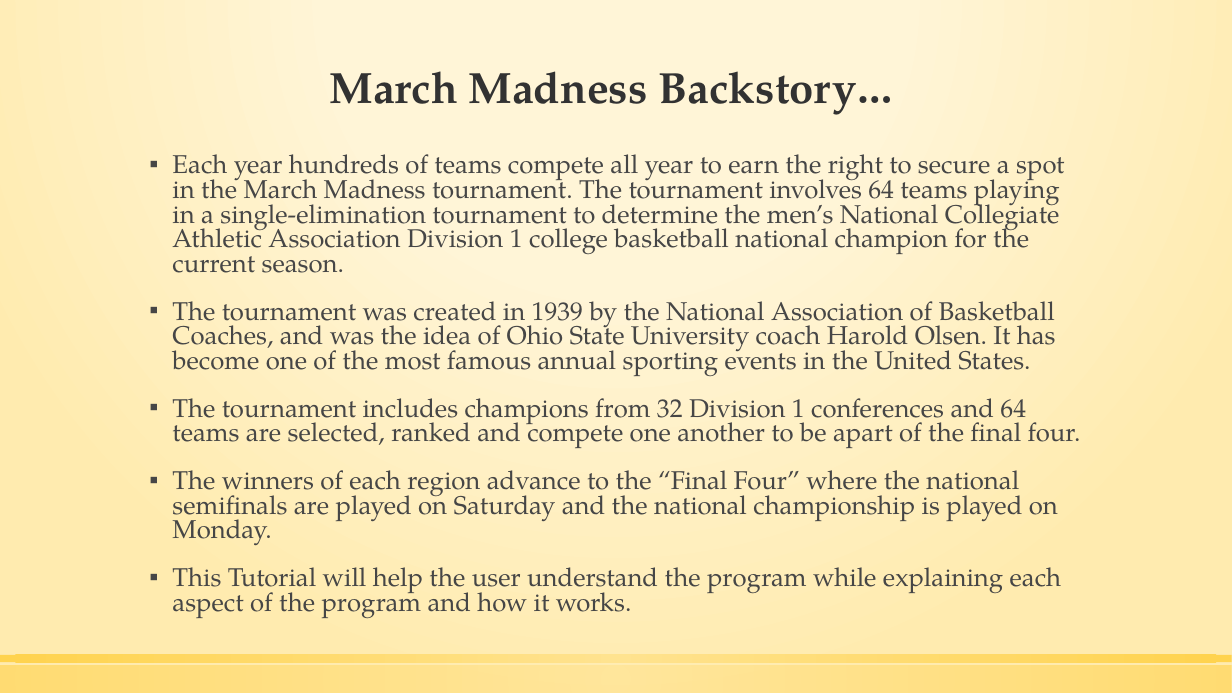
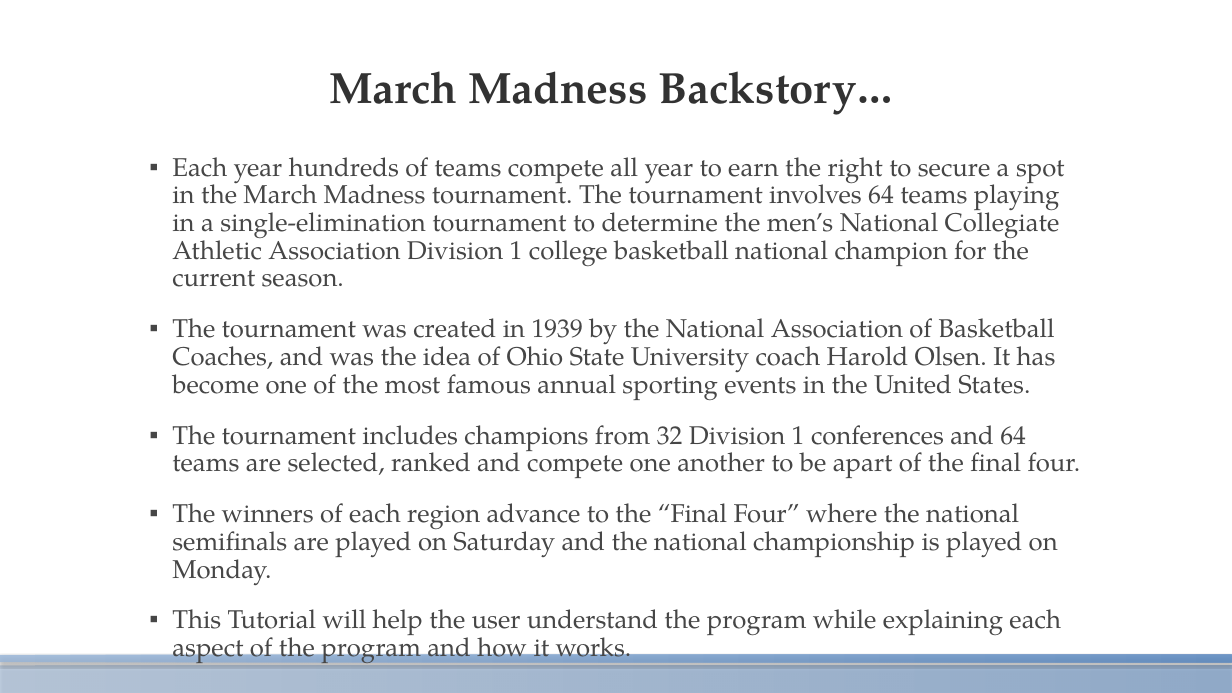
Before and after one commit to WindowDump/CS225-March-Madness, a slide deck: slide 2 of March_Madness_Documentation.pptx. Drawn at 1232x693 pixels with LibreOffice and Linux fonts; fonts in the diff are those of the drawing. Boxes give left, top, right and bottom in pixels: in the first picture for what was removed or moved away, otherwise in the second. Text is boxed around its words. In the diff, an @@ line names an element or a change of style, - is before the commit and + after.

Commit message:
Updated documentation
Updated documentation with information on how to get info about teams.

```diff
--- a/March_Madness_Documentation.pptx
+++ b/March_Madness_Documentation.pptx
@@ background gradient #FFF5D7 to #FFEBAF to #FFFFFF @@
@@ text "Each year hundreds of teams ..." at (172, 157, 1081, 666): line spacing 0.8 to 0.9 @@
@@ rectangle at (0, 655, 1232, 663): fill gradient #FFE186 to #FFCD36 to gradient #95B3D7 to #4F81BD; shadow on @@
@@ rectangle at (0, 665, 1232, 693): fill gradient #FFE186 to #FFCD36 to gradient #95B3D7 to #4F81BD; shadow on @@
```
Also in this commit, not shown: 5 other slides changed.
